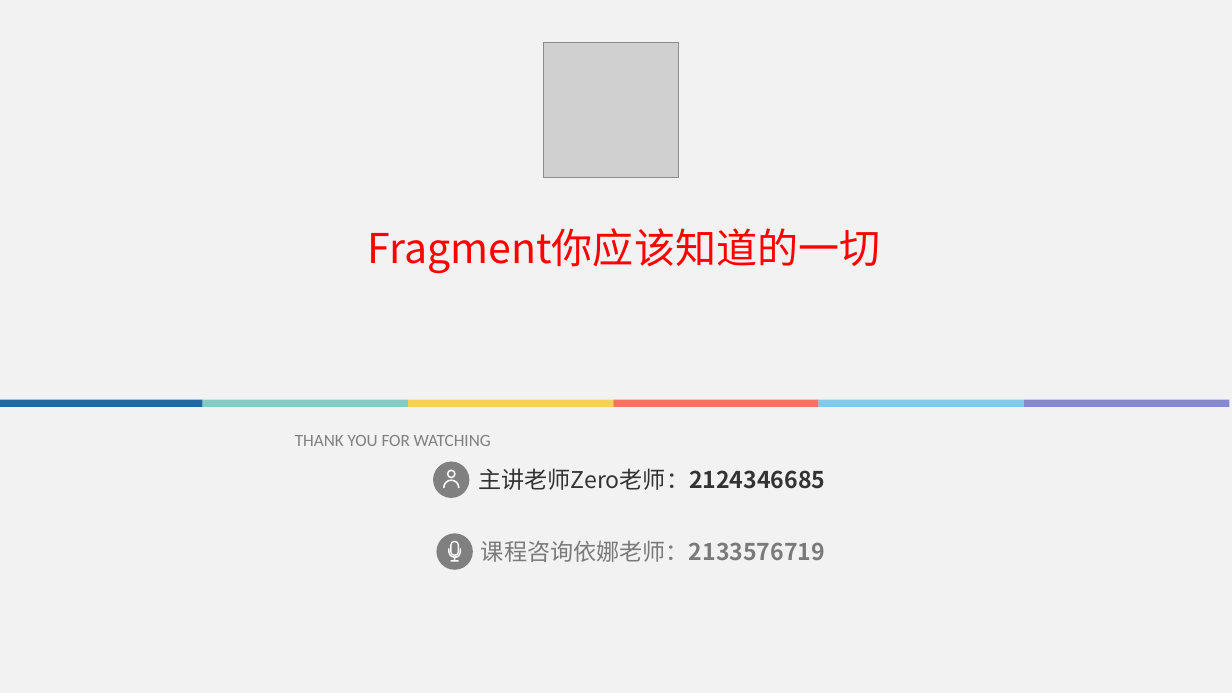
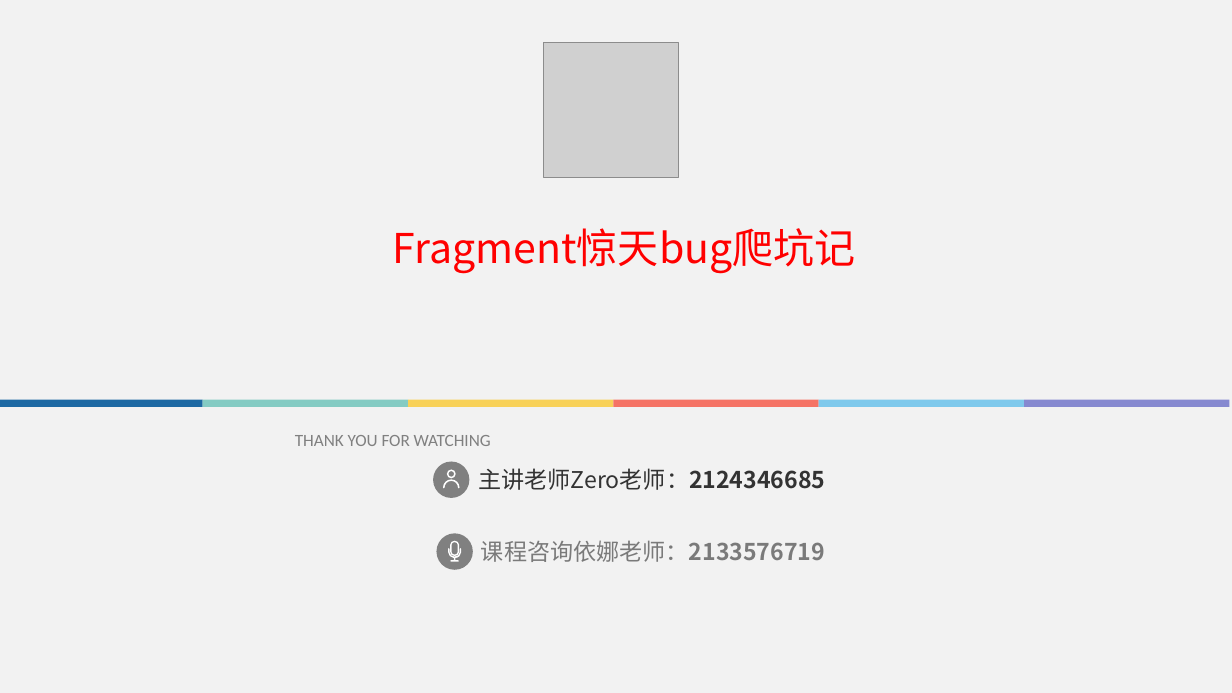
Before and after one commit to fanzhangvip/xiangxue, a slide deck: slide 1 of pre/Android Fragment爬坑记.pptx. Drawn at 1232x693 pixels with LibreOffice and Linux fonts; fonts in the diff are those of the drawing; grey boxes stand for pictures. Boxes give left, top, right and bottom in pixels: in the first picture for what was removed or moved away, otherwise in the second. Text is boxed around its words. In the diff, an @@ line names an element or a change of style, - is before the commit and + after.

```diff
--- a/pre/Android Fragment爬坑记.pptx
+++ b/pre/Android Fragment爬坑记.pptx
@@ text at [392, 228, 855, 274]: text changed @@
-Fragment你应该知道的一切
+Fragment惊天bug爬坑记
```
Also in this commit, not shown: 2 other slides changed, 10 slides added, 5 slides removed, 35 other files.
